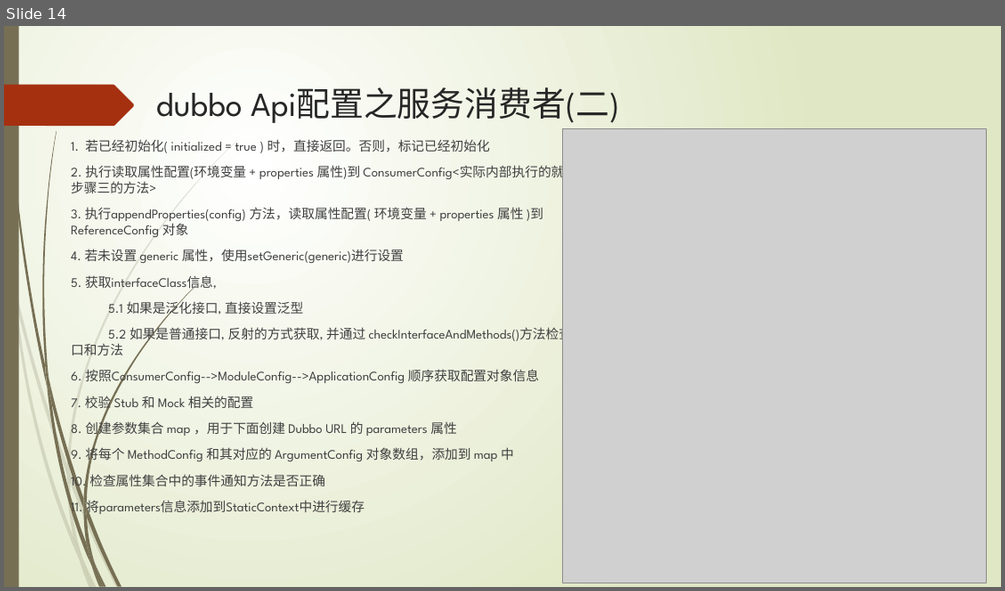
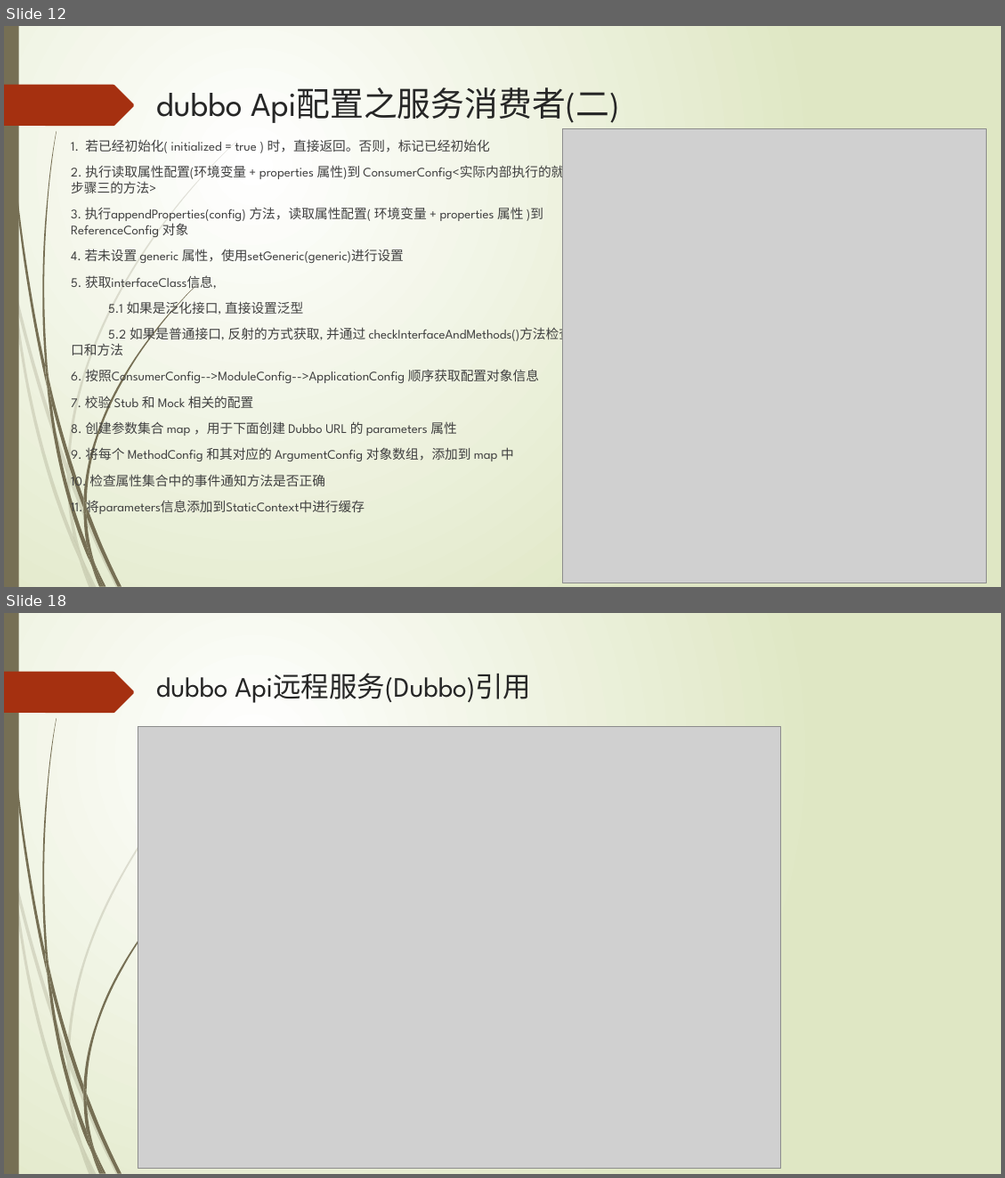
Before and after one commit to ityongman/Source_code_from-entry_to_giveup, a slide deck: dubbo/Dubbo 分析之API配置 v1.0 (二).pptx. Shown one above the other, each under a label of ours: slide 14 before the commit, slides 12 and 18 after it; the slides between them are not shown. The pictures are 1005x591 and 1005x1178 pixels, drawn with LibreOffice and Linux fonts; fonts in the diff are those of the drawing; grey boxes stand for pictures. Boxes give left, top, right and bottom in pixels: in the first picture for what was removed or moved away, otherwise in the second. Text is boxed around its words. In the diff, an @@ line names an element or a change of style, - is before the commit and + after.

Commit message:
添加dubbo服务暴露，引用对应解析ppt及图

```diff
--- a/dubbo/Dubbo 分析之API配置 v1.0 (二).pptx
+++ b/dubbo/Dubbo 分析之API配置 v1.0 (二).pptx
@@ slide 18 added at (4, 613, 1001, 1174), background gradient #FFFFFF to #DFE8C4; not listed: 24 template elements that a slide beside it also shows @@
@@ title added at (156, 673, 531, 703), 27 pt, text #262626 @@
+dubbo Api远程服务(Dubbo)引用
@@ picture added at (138, 727, 780, 1168) @@
@@ what was slide 14 is now slide 12 @@
```
Also in this commit, not shown: 6 slides changed, 4 other slides added, 6 other files.
